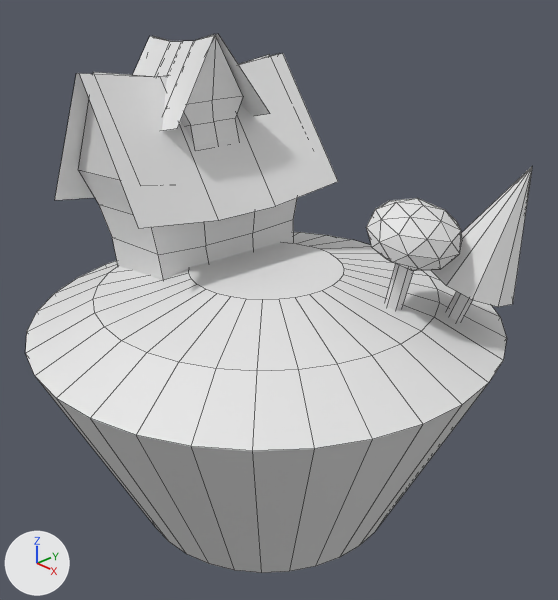
One commit to the Blender file 15-solidify-modifier.blend: the scene before it, then after it.
The view is the same before and after, from a 50 mm lens placed at (6.7, -6.09, 4.3), pointed at (0.16, 0.07, 0.23). Lighting does not change. The marker at lower left points along +X, +Y and +Z. Mesh edges are drawn as thin lines.

Objects in the first picture: 'Cylinder', 'House', 'House.001', 'House.002', 'PineTree', 'Roof', 'RoundTree'.
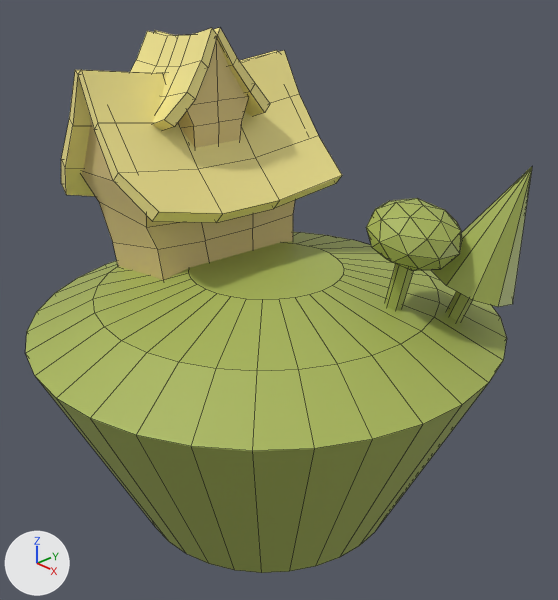
Pixel boxes [x1, y1, x2, y2] of what changed, in the pictures (558 x 600 px):
'Cylinder', recoloured (white to green): [26, 232, 507, 573] in both
'Roof', reshaped, rescaled: before [55, 53, 338, 228]; after [61, 50, 342, 223]
'House', recoloured (white to yellow): [78, 54, 297, 281] in both
'PineTree', recoloured (white to green): [431, 166, 532, 321] in both
'House.002', reshaped, rescaled (7% taller): before [133, 34, 270, 131]; after [130, 27, 270, 131]
'RoundTree', recoloured (white to green): [366, 198, 462, 310] in both
'House.001', recoloured: [167, 36, 248, 148] in both

Patch to the scene script:
```diff
--- a/15-solidify-modifier.blend.py
+++ b/15-solidify-modifier.blend.py
@@ me_cube @@
 me_cube.from_pydata(...)  # 36 vertices, 35 faces; spans x -1.09..1.07, y -1.69..1.69, z 0.0..3.78
-me_cube.materials.append(mat_material)  # white #e7e7e7
+me_cube.materials.append(mat_material_002)  # yellow #dec887
@@ me_cylinder_001 @@
 me_cylinder_001.from_pydata(...)  # 128 vertices, 98 faces; spans x -3.0..3.0, y -3.0..3.0, z -1.7..1.64
+me_cylinder_001.materials.append(mat_material_003)  # green #a9b75a
@@ me_icosphere @@
 me_icosphere.from_pydata(...)  # 54 vertices, 88 faces; spans x -0.95..0.95, y -1.0..1.0, z -0.14..2.47
+me_icosphere.materials.append(mat_material_003)  # green #a9b75a
@@ me_icosphere_001 @@
 me_icosphere_001.from_pydata(...)  # 23 vertices, 19 faces; spans x -0.91..0.91, y -0.96..0.96, z -0.09..3.66
+me_icosphere_001.materials.append(mat_material_003)  # green #a9b75a
@@ me_cube_002 @@
 # used by ob_roof; location = (-1.34, 0.01, 1.71); rotation_euler = (0.0, -0.0966, -0.0756), in degrees (0, -5.5, -4.3); scale = (0.775, 0.775, 0.694)
-me_cube_002.from_pydata(...)  # 8 vertices, 3 faces; spans x 0.03..1.47, y -2.02..1.95, z -0.67..1.87
-me_cube_002.materials.append(mat_material)  # white #e7e7e7
+me_cube_002.from_pydata(...)  # 32 vertices, 30 faces; spans x -0.01..1.29, y -1.55..1.52, z -0.5..1.34
+# me_cube_002 part 1: the whole mesh is rebuilt
+me_cube_002.materials.append(mat_material_001)  # yellow #f3e690
@@ me_cube_003 @@
 me_cube_003.from_pydata(...)  # 17 vertices, 11 faces; spans x -0.02..1.05, y -1.51..0.0, z 0.63..3.71
-me_cube_003.materials.append(mat_material)  # white #e7e7e7
+me_cube_003.materials.append(mat_material_002)  # yellow #dec887
@@ me_cube_005 @@
 # used by ob_house_002; location = (-1.34, -0.05, 1.74); rotation_euler = (-0.0895, 0.000694, 1.508), in degrees (-5.1, 0, 86); scale = (0.475, 0.475, 0.426)
-me_cube_005.from_pydata(...)  # 6 vertices, 2 faces; spans x 0.03..1.46, y -1.65..0.0, z 1.24..3.76
-me_cube_005.materials.append(mat_material)  # white #e7e7e7
+me_cube_005.from_pydata(...)  # 24 vertices, 22 faces; spans x 0.0..0.79, y -0.78..0.0, z 0.51..1.67
+# me_cube_005 part 2: the whole mesh is rebuilt
+me_cube_005.materials.append(mat_material_001)  # yellow #f3e690
@@ ob_roof @@
 ob_roof.rotation_euler = (0.0, -0.0966, -0.0756)  # degrees (0, -5.5, -4.3)
-ob_roof.scale = (0.775, 0.775, 0.694)
 _m = ob_roof.modifiers.new('Mirror', 'MIRROR')
@@ ob_house_002 @@
 ob_house_002.rotation_euler = (-0.0895, 0.000694, 1.508)  # degrees (-5.1, 0, 86)
-ob_house_002.scale = (0.475, 0.475, 0.426)
 _m = ob_house_002.modifiers.new('Mirror', 'MIRROR')
```
